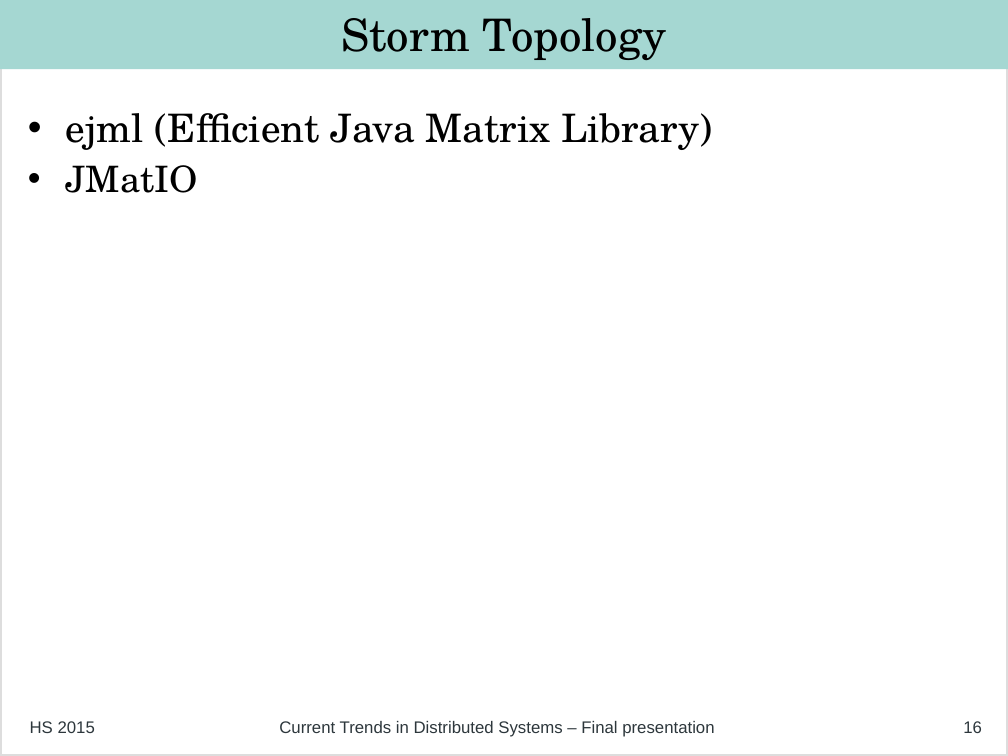
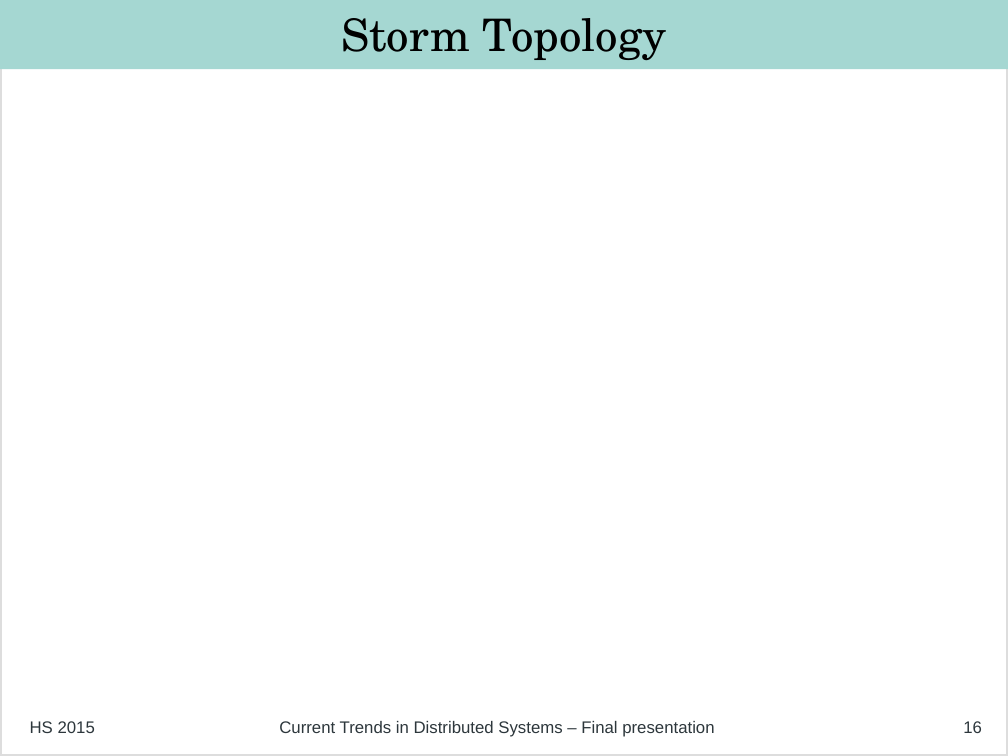
Before and after one commit to philipp-oldenburg/ctds-storm, a slide deck: slide 16 of Project-Weather-Station/FinalPresentation/Final Presentation - FINAL.odp. Drawn at 1008x756 pixels with LibreOffice and Linux fonts; fonts in the diff are those of the drawing; background and template pictures are left out. Boxes give left, top, right and bottom in pixels: in the first picture for what was removed or moved away, otherwise in the second. Text is boxed around its words. In the diff, an @@ line names an element or a change of style, - is before the commit and + after.

Commit message:
hot fix storm slide

```diff
--- a/Project-Weather-Station/FinalPresentation/Final Presentation - FINAL.odp
+++ b/Project-Weather-Station/FinalPresentation/Final Presentation - FINAL.odp
@@ text removed at <box>66,113,712,193</box> @@
-• ejml (Efficient Java Matrix Library)
-• JMatIO
```
